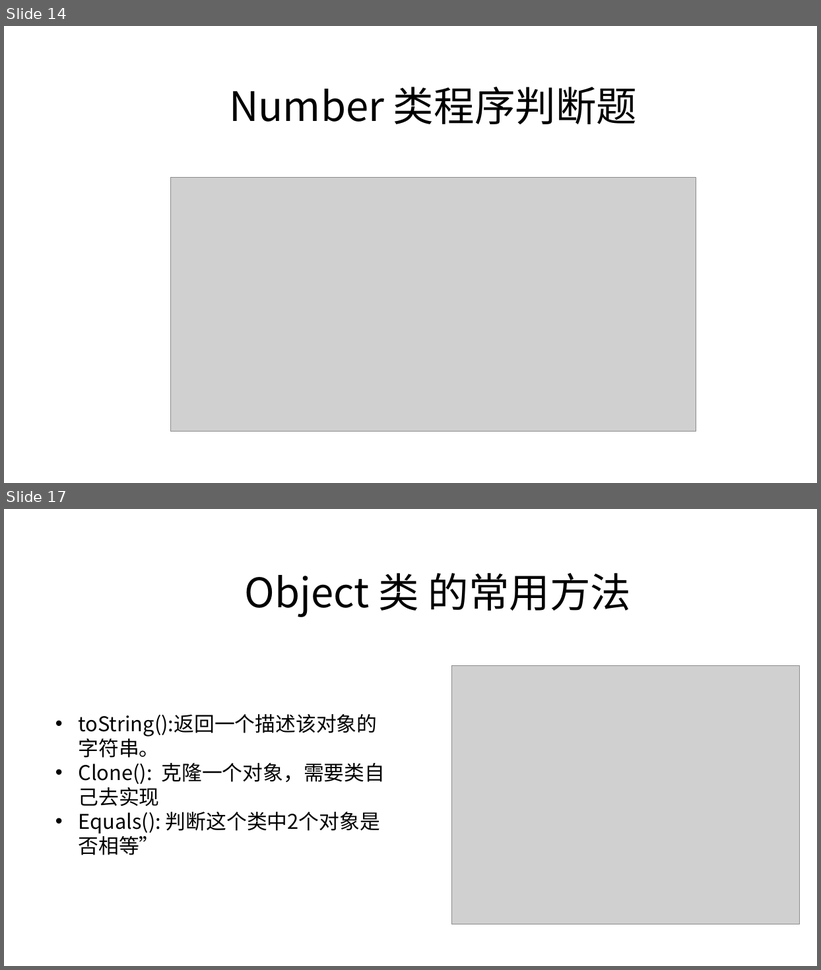
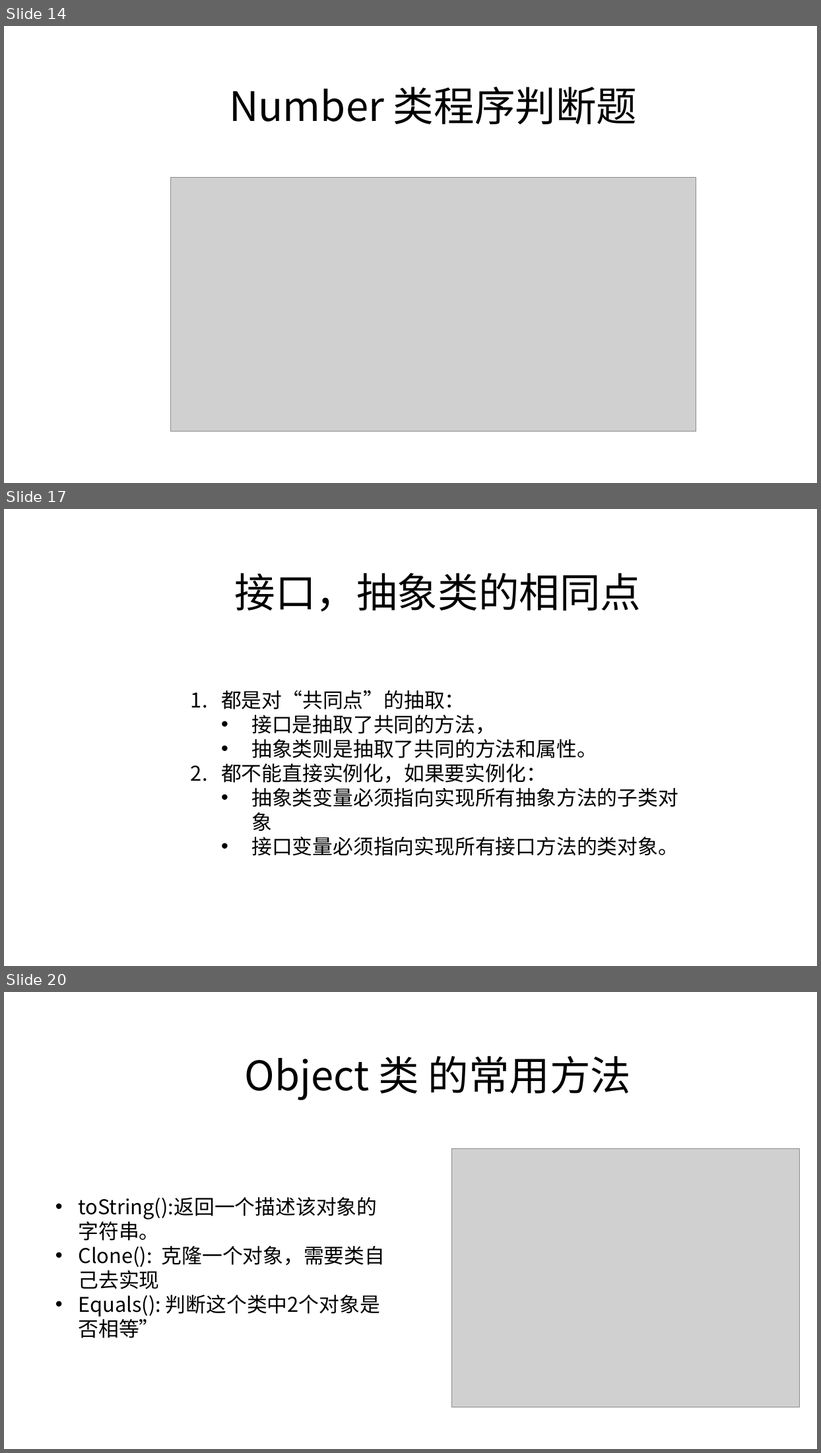
Before and after one commit to zjyesir/hmc_java_1, a slide deck: ppt/12.抽象类和接口.pptx. Shown one above the other, each under a label of ours: slides 14 and 17 before the commit, slides 14, 17 and 20 after it; the slides between them are not shown. The pictures are 821x970 and 821x1453 pixels, drawn with LibreOffice and Linux fonts; fonts in the diff are those of the drawing; grey boxes stand for pictures; background and template pictures are left out. Boxes give left, top, right and bottom in pixels: in the first picture for what was removed or moved away, otherwise in the second. Text is boxed around its words. In the diff, an @@ line names an element or a change of style, - is before the commit and + after.

Commit message:
抽象和接口 继续1

```diff
--- a/ppt/12.抽象类和接口.pptx
+++ b/ppt/12.抽象类和接口.pptx
@@ slide 17 added at box(4, 509, 817, 966), background picture (left out) @@
@@ text added at box(234, 573, 641, 612), 48 pt, text #000000 @@
+接口，抽象类的相同点
@@ text added at box(221, 691, 679, 856), 24 pt, text #000000 @@
+1. 都是对“共同点”的抽取：
+  • 接口是抽取了共同的方法，
+  • 抽象类则是抽取了共同的方法和属性。
+2. 都不能直接实例化，如果要实例化：
+  • 抽象类变量必须指向实现所有抽象方法的子类对象
+  • 接口变量必须指向实现所有接口方法的类对象。
@@ what was slide 17 is now slide 20 @@
```
Also in this commit, not shown: 1 slide changed, 3 other slides added, 1 slide removed.
